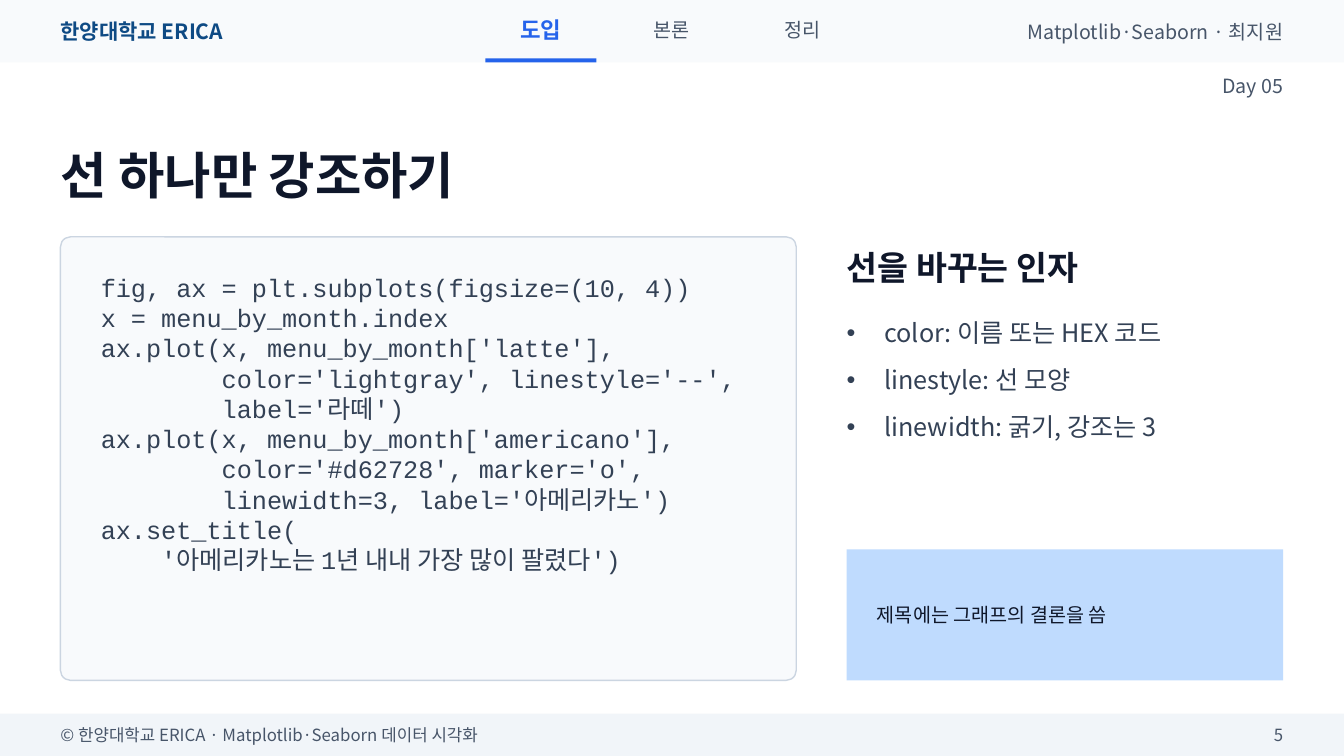
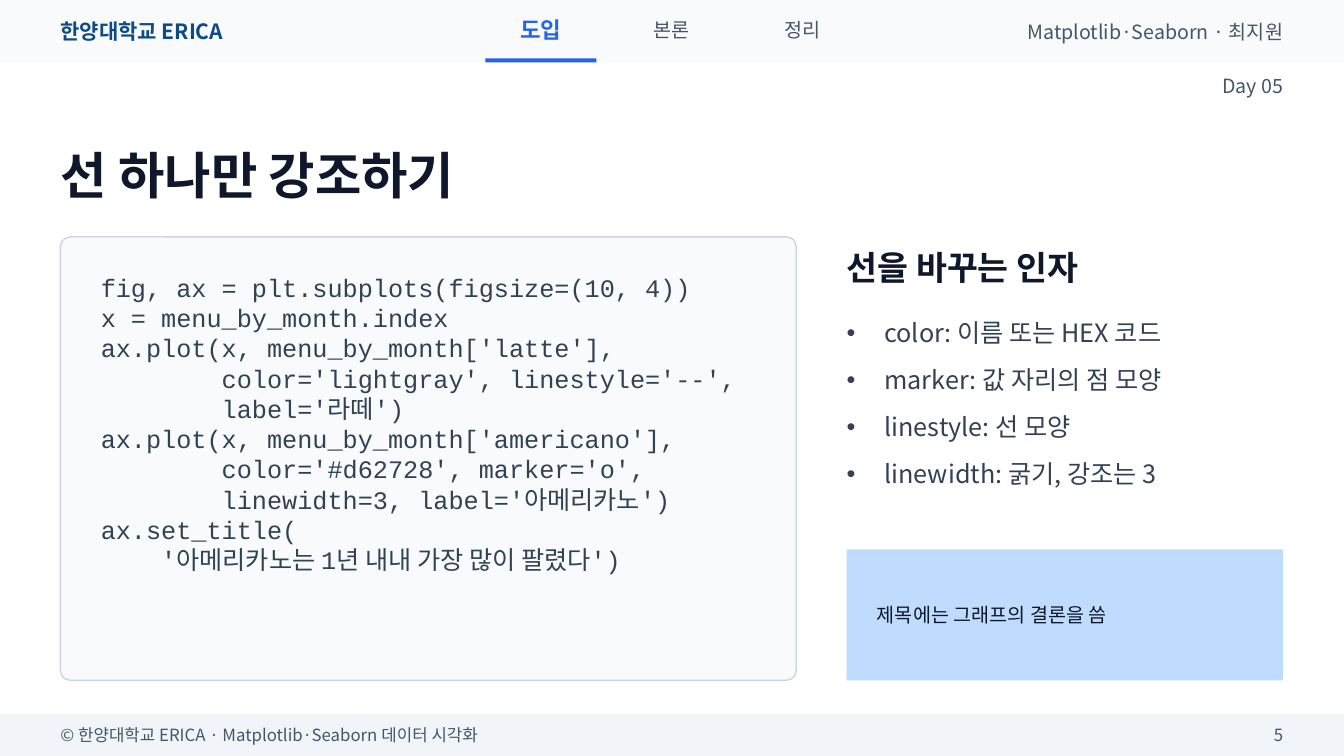
Before and after one commit to wonguwon/generate_lesson, a slide deck: slide 5 of materials/matplotlib-seaborn/ppt/Day05/Day05_꾸미기와여러그래프.pptx. Drawn at 1344x756 pixels with LibreOffice and Linux fonts; fonts in the diff are those of the drawing. Boxes give left, top, right and bottom in pixels: in the first picture for what was removed or moved away, otherwise in the second. Text is boxed around its words. In the diff, an @@ line names an element or a change of style, - is before the commit and + after.

```diff
--- a/materials/matplotlib-seaborn/ppt/Day05/Day05_꾸미기와여러그래프.pptx
+++ b/materials/matplotlib-seaborn/ppt/Day05/Day05_꾸미기와여러그래프.pptx
@@ text at <box>884,368,1161,391</box>: paragraph added @@
+• marker: 값 자리의 점 모양
```
Also in this commit, not shown: 3 other slides changed, 2 slides removed, 40 other files.
